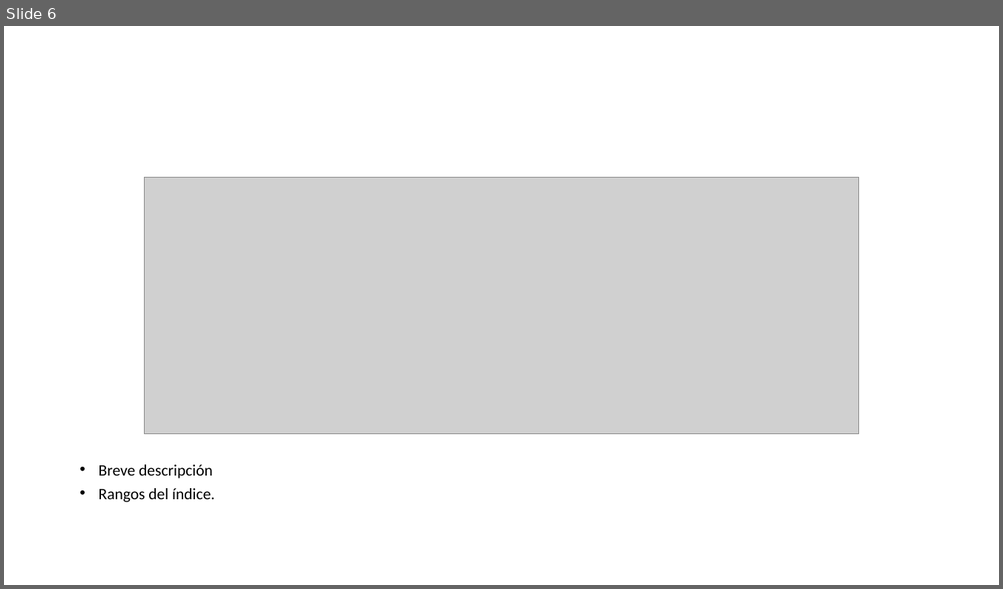
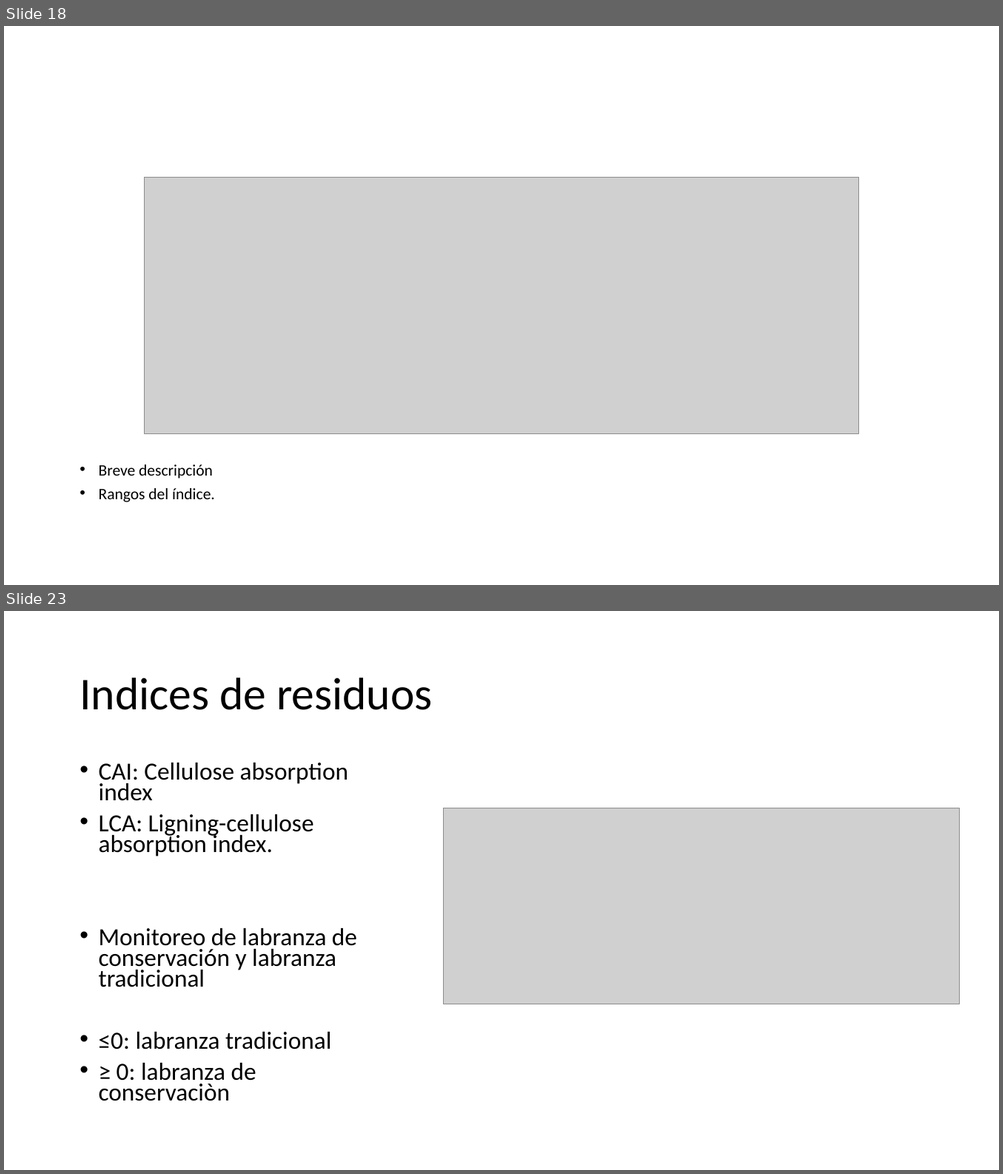
Before and after one commit to Sud-Austral/DATA-AGRO, a slide deck: Diseño/Chile/Indices_App_19_10.pptx. Shown one above the other, each under a label of ours: slide 6 before the commit, slides 18 and 23 after it; the slides between them are not shown. The pictures are 1003x589 and 1003x1174 pixels, drawn with LibreOffice and Linux fonts; fonts in the diff are those of the drawing; grey boxes stand for pictures. Boxes give left, top, right and bottom in pixels: in the first picture for what was removed or moved away, otherwise in the second. Text is boxed around its words. In the diff, an @@ line names an element or a change of style, - is before the commit and + after.

```diff
--- a/Diseño/Chile/Indices_App_19_10.pptx
+++ b/Diseño/Chile/Indices_App_19_10.pptx
@@ slide 23 added at <box>4,611,999,1170</box>, background #FFFFFF @@
@@ title added at <box>79,678,432,710</box>, 44 pt, text #000000 @@
+Indices de residuos
@@ text added at <box>99,763,357,1102</box>, 23.8 pt, text #000000 @@
+• CAI: Cellulose absorption index
+• LCA: Ligning-cellulose absorption index.
+• Monitoreo de labranza de conservación y labranza tradicional
+• ≤0: labranza tradicional
+• ≥ 0: labranza de conservaciòn
@@ picture added at <box>444,808,959,1004</box> @@
@@ what was slide 6 is now slide 18 @@
```
Also in this commit, not shown: 1 slide changed, 16 other slides added, 30 other files.
